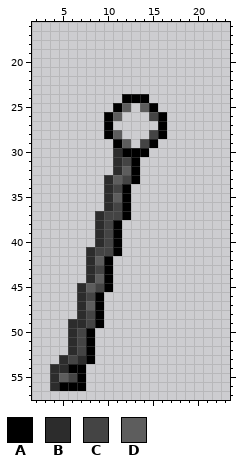
A pixel-art sprite gets an edit: items/active/weapons/melee/axe/effigiumaxefullbright.png. The first picture shows the starting point.
The file is 24x64 pixels. Colours within 5 levels of each other are drawn and written as one. Shown: x 2..23, y 16..57.
Palette (. is transparent): A #000000  B #2c2c2c  C #444444  D #5d5d5d
Pixels before, first column x 4:
24 ........AAA..
25 .......AD.DA.
26 ......AD...CA
27 ......A.....A
28 ......AD...CA
29 .......AD.CA.
30 .......BAAA..
31 .......BCA...
32 .......BDA...
33 ......BDCA...
34 ......BCA....
35 ......BDA....
36 ......BCA....
37 .....BCCA....
38 .....BCA.....
39 .....BCA.....
40 .....BCA.....
41 ....BCCA.....
42 ....BDA......
43 ....BCA......
44 ....BDA......
45 ...BDCA......
46 ...BCA.......
47 ...BDA.......
48 ...BCA.......
49 ..BBCA.......
50 ..BCA........
51 ..BCA........
52 ..BCA........
53 .BCBA........
54 BBAA.........
55 BDCA.........
56 BAAA.........
The result:
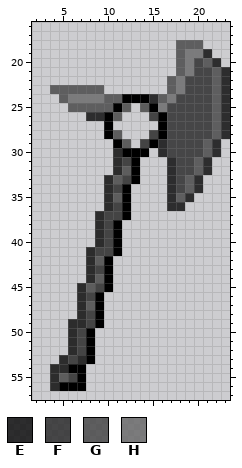
Colours new in this view: E #000000c7  F #202020c7  G #3f3f3fc7  H #646464c7
The edit:
Changed rows in their new state; - is an unchanged pixel.
first column x 4:
18 --------------GGG---
19 --------------GHHE--
20 --------------GHFGE-
21 --------------GHFFGE
22 -------------GHFFFGE
23 GGGGGG-------GHFFFGE
24 -GHHHHGG---EGHFFFFGE
25 --GGGGG-----HFFFFFGE
26 ----EE-------FFFFFGE
27 -------------FFFFFGE
28 -------------FFFFFGE
29 ------------EFFFFGE-
30 ------------EFFFFGE-
31 -------------EFFGE--
32 -------------EFFGE--
33 -------------EFGE---
34 -------------EFGE---
35 -------------EGE----
36 -------------EE-----
Pixel boxes of the changes (left, top, right, bottom) in both pictures:
added: (50, 40, 230, 211)
